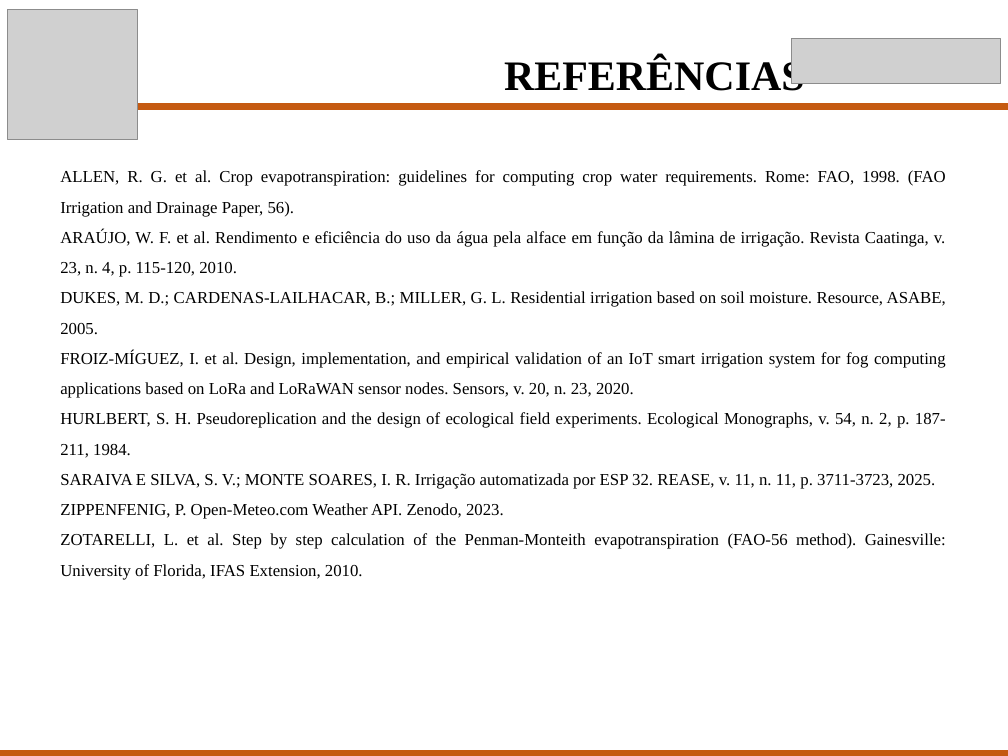
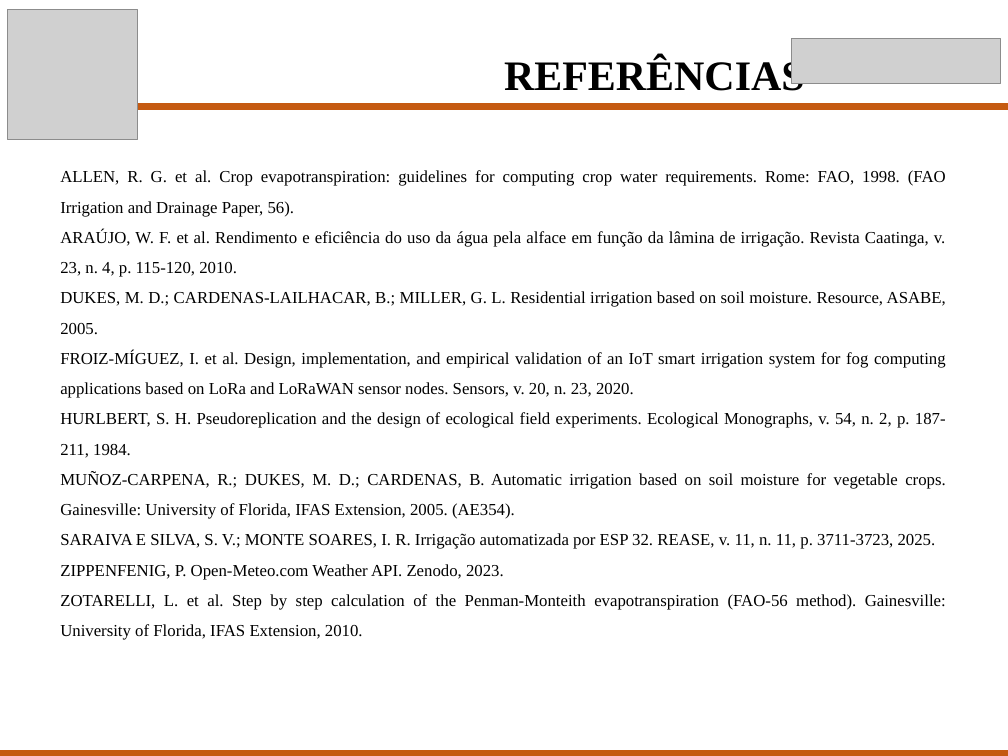
Before and after one commit to Scaglia05/irrigacao-inteligente, a slide deck: slide 9 of docs/p2/Apresentacao_TCC_P2.pptx. Drawn at 1008x756 pixels with LibreOffice and Linux fonts; fonts in the diff are those of the drawing; grey boxes stand for pictures. Boxes give left, top, right and bottom in pixels: in the first picture for what was removed or moved away, otherwise in the second. Text is boxed around its words. In the diff, an @@ line names an element or a change of style, - is before the commit and + after.

```diff
--- a/docs/p2/Apresentacao_TCC_P2.pptx
+++ b/docs/p2/Apresentacao_TCC_P2.pptx
@@ text at (60, 471, 946, 519): paragraph added @@
+MUÑOZ-CARPENA, R.; DUKES, M. D.; CARDENAS, B. Automatic irrigation based on soil moisture for vegetable crops. Gainesville: University of Florida, IFAS Extension, 2005. (AE354).
```
Also in this commit, not shown: 1 other slide changed, 1 other file.
